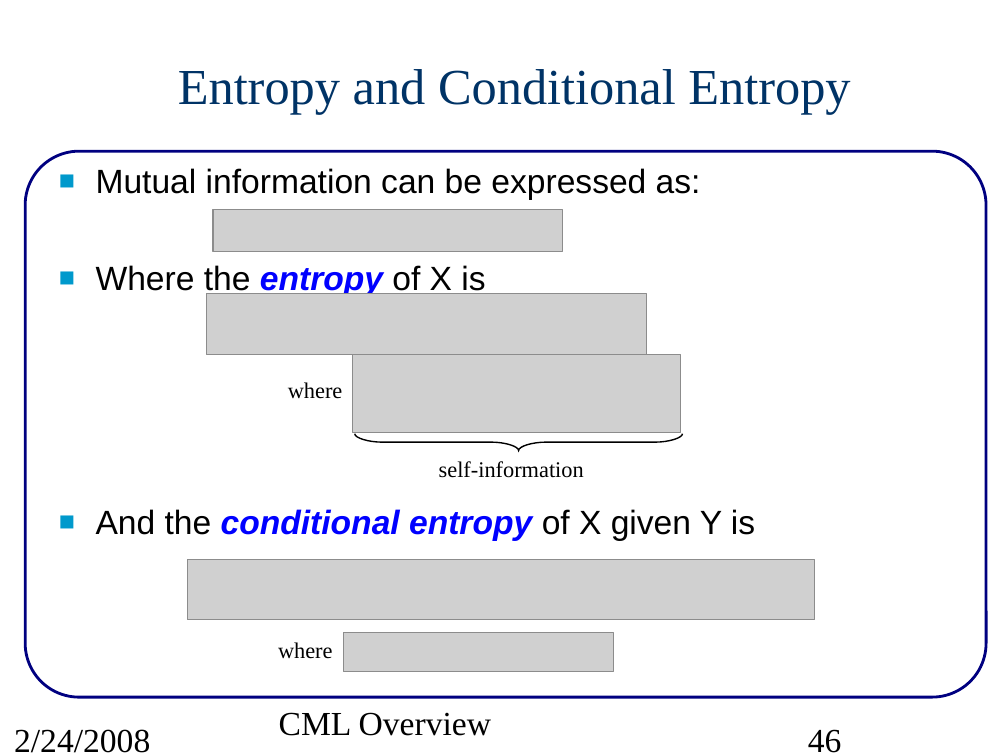
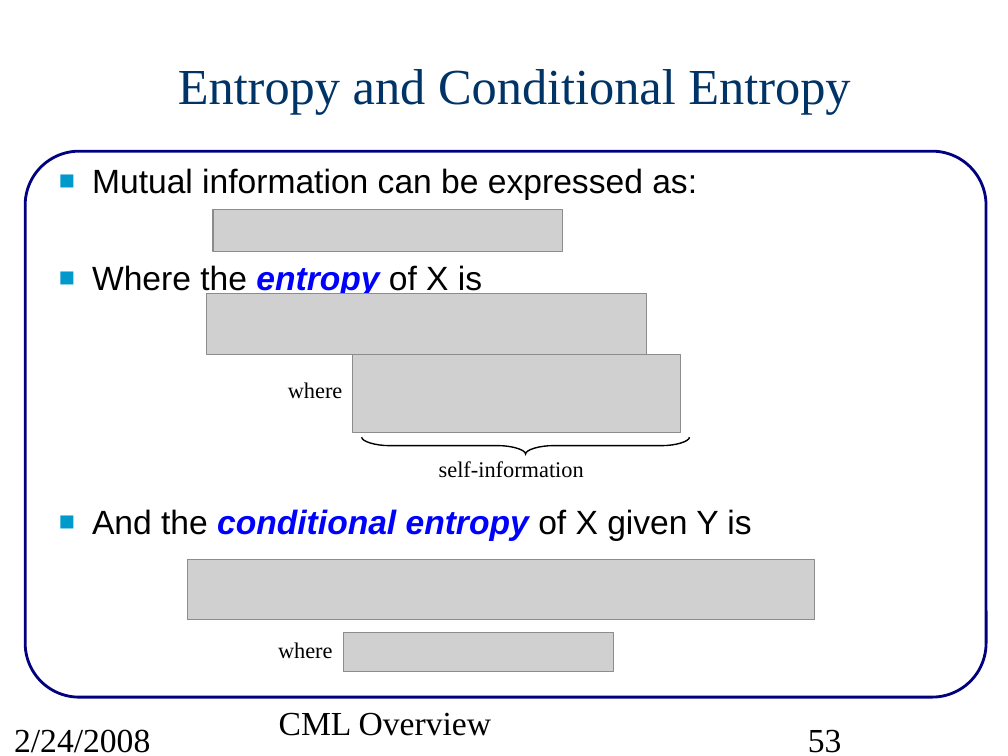
Before and after one commit to marcusmueller/iscml, a slide deck: slide 53 of pcs/projects/cml/doc/src/CMLoverview.ppt (slide 46 before the commit). Drawn at 1008x756 pixels with LibreOffice and Linux fonts; fonts in the diff are those of the drawing; grey boxes stand for pictures. Boxes give left, top, right and bottom in pixels: in the first picture for what was removed or moved away, otherwise in the second. Text is boxed around its words. In the diff, an @@ line names an element or a change of style, - is before the commit and + after.

```diff
--- a/pcs/projects/cml/doc/src/CMLoverview.ppt
+++ b/pcs/projects/cml/doc/src/CMLoverview.ppt
@@ text "Mutual information can be expressed ..." at bbox=[92, 168, 751, 541]: indent changed @@
@@ freeform shape: place and size @@
-freeform shape at bbox=[355, 433, 682, 451]
+freeform shape at bbox=[362, 437, 689, 455]
@@ page number at bbox=[808, 729, 842, 753]: text changed @@
-46
+53
```
Also in this commit, not shown: 91 other slides changed, 17 slides added, 4 other files.
